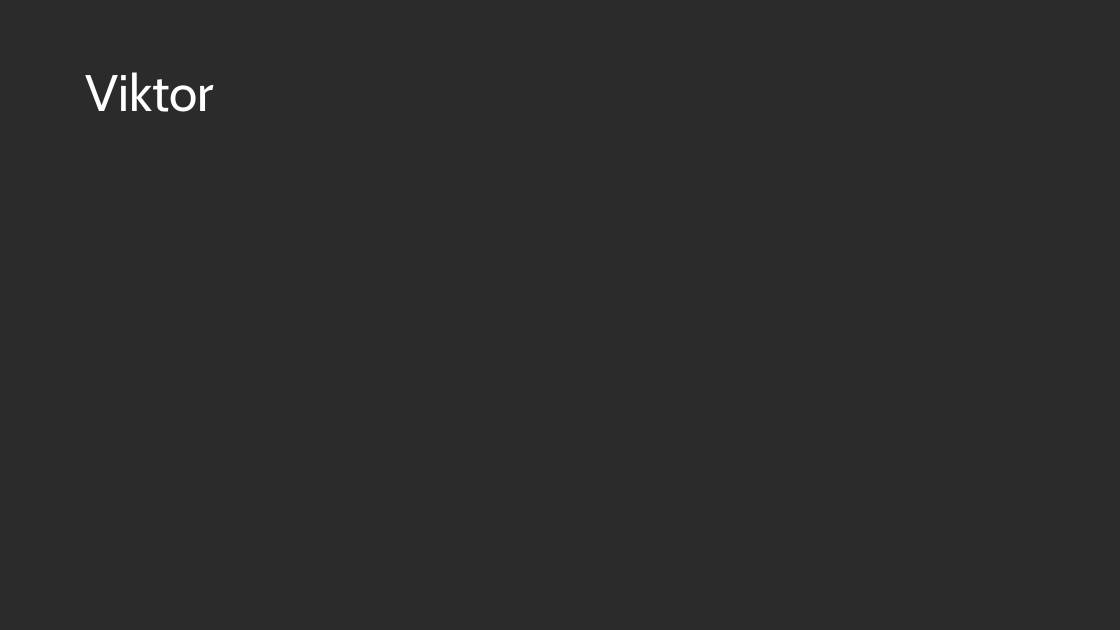
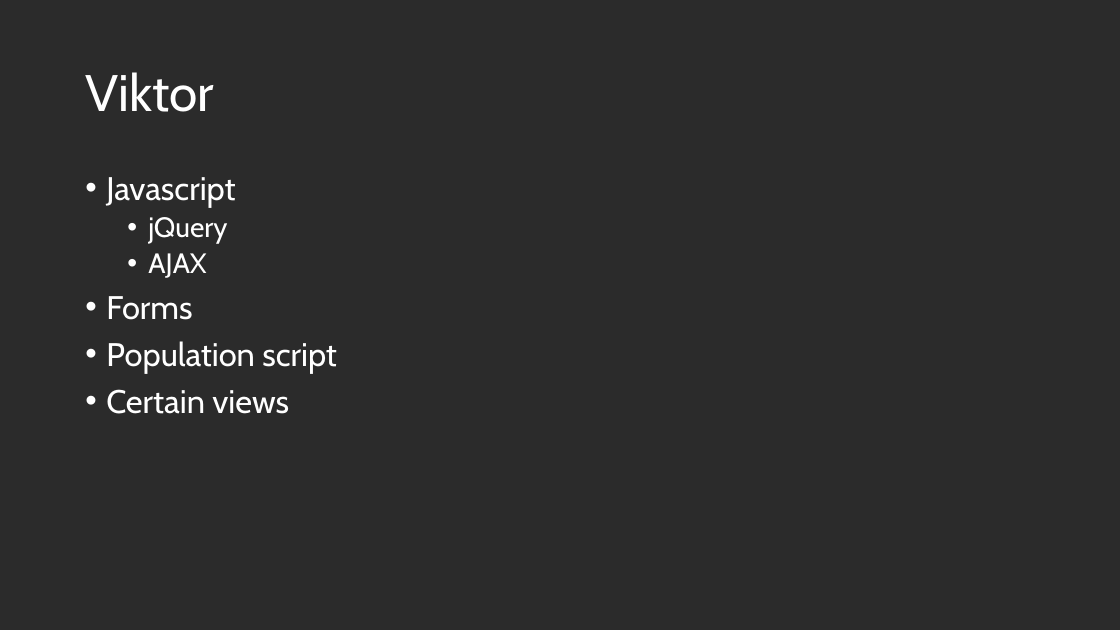
Before and after one commit to fmavb/travelmate, a slide deck: slide 7 of travelmate.pptx. Drawn at 1120x630 pixels with LibreOffice and Linux fonts; fonts in the diff are those of the drawing; background and template pictures are left out; a plain dark background stands for a picture behind light text. Boxes give left, top, right and bottom in pixels: in the first picture for what was removed or moved away, otherwise in the second. Text is boxed around its words. In the diff, an @@ line names an element or a change of style, - is before the commit and + after.

```diff
--- a/travelmate.pptx
+++ b/travelmate.pptx
@@ text added at <box>106,177,337,414</box>, 28 pt, text #FFFFFF @@
+• Javascript
+  • jQuery
+  • AJAX
+• Forms
+• Population script
+• Certain views
```
Also in this commit, not shown: 2 other slides changed, 1 other file.
